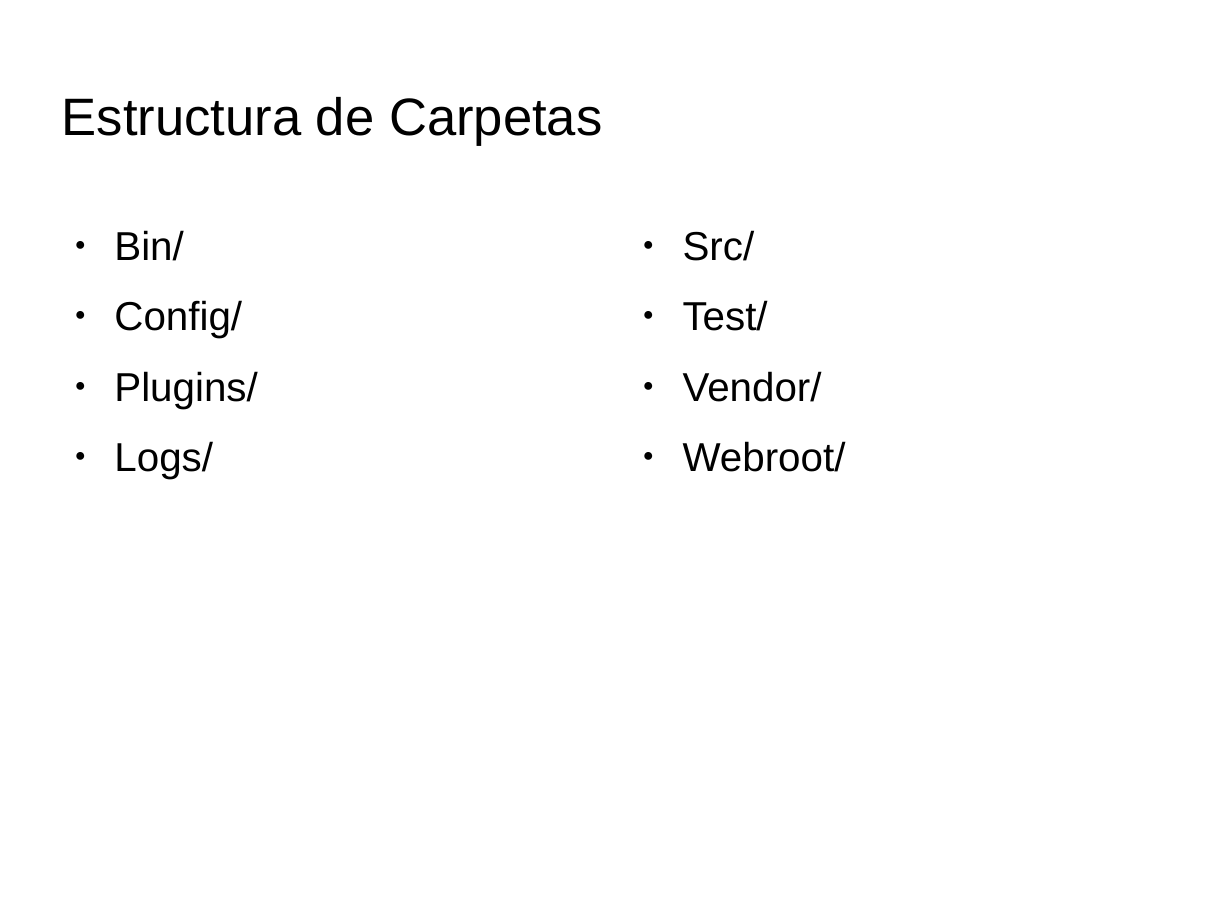
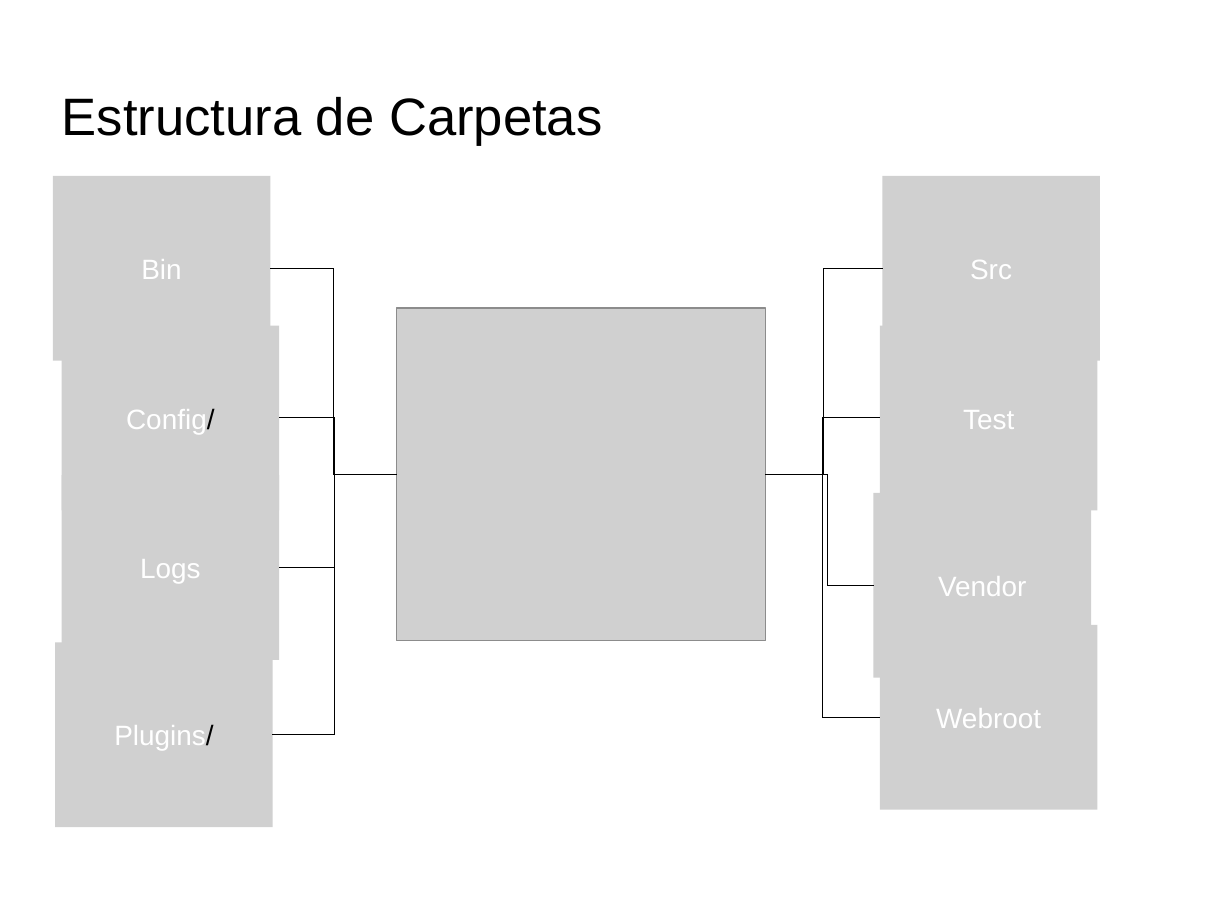
Before and after one commit to HungerWolf-LS/CursoCakePHP, a slide deck: slide 30 of CakePHP.odp (slide 31 before the commit). Drawn at 1232x924 pixels with LibreOffice and Linux fonts; fonts in the diff are those of the drawing; grey boxes stand for pictures; background and template pictures are left out. Boxes give left, top, right and bottom in pixels: in the first picture for what was removed or moved away, otherwise in the second. Text is boxed around its words. In the diff, an @@ line names an element or a change of style, - is before the commit and + after.

```diff
--- a/CakePHP.odp
+++ b/CakePHP.odp
@@ picture added at [53,176,271,360], 18 pt, text #FFFFFF @@
+Bin
@@ picture added at [883,176,1101,360], 18 pt, text #FFFFFF @@
+Src
@@ text removed at [114,230,257,479] @@
-● Bin/
-● Config/
-● Plugins/
-● Logs/
@@ text removed at [683,230,846,472] @@
-● Src/
-● Test/
-● Vendor/
-● Webroot/
@@ elbow line added from (271, 268) to (397, 474), #000000 0 pt @@
@@ elbow line added from (883, 268) to (766, 474), #000000 0 pt @@
@@ picture added at [61,325,279,510], 18 pt, text #FFFFFF @@
+Config/
@@ picture added at [397,309,766,642] @@
@@ picture added at [880,325,1098,510], 18 pt, text #FFFFFF @@
+Test
@@ elbow line added from (279, 418) to (397, 474), #000000 0 pt @@
@@ elbow line added from (880, 418) to (766, 474), #000000 0 pt @@
@@ picture added at [61,475,279,660], 18 pt, text #FFFFFF @@
+Logs
@@ elbow line added from (273, 736) to (397, 474), #000000 0 pt @@
@@ elbow line added from (279, 568) to (397, 474), #000000 0 pt @@
@@ elbow line added from (880, 718) to (766, 474), #000000 0 pt @@
@@ elbow line added from (874, 586) to (766, 474), #000000 0 pt @@
@@ picture added at [874,493,1092,677], 18 pt, text #FFFFFF @@
+Vendor
@@ picture added at [880,625,1098,809], 18 pt, text #FFFFFF @@
+Webroot
@@ picture added at [55,643,273,827], 18 pt, text #FFFFFF @@
+Plugins/
```
Also in this commit, not shown: 7 other slides changed, 3 slides added, 3 slides removed, 3 other files.
